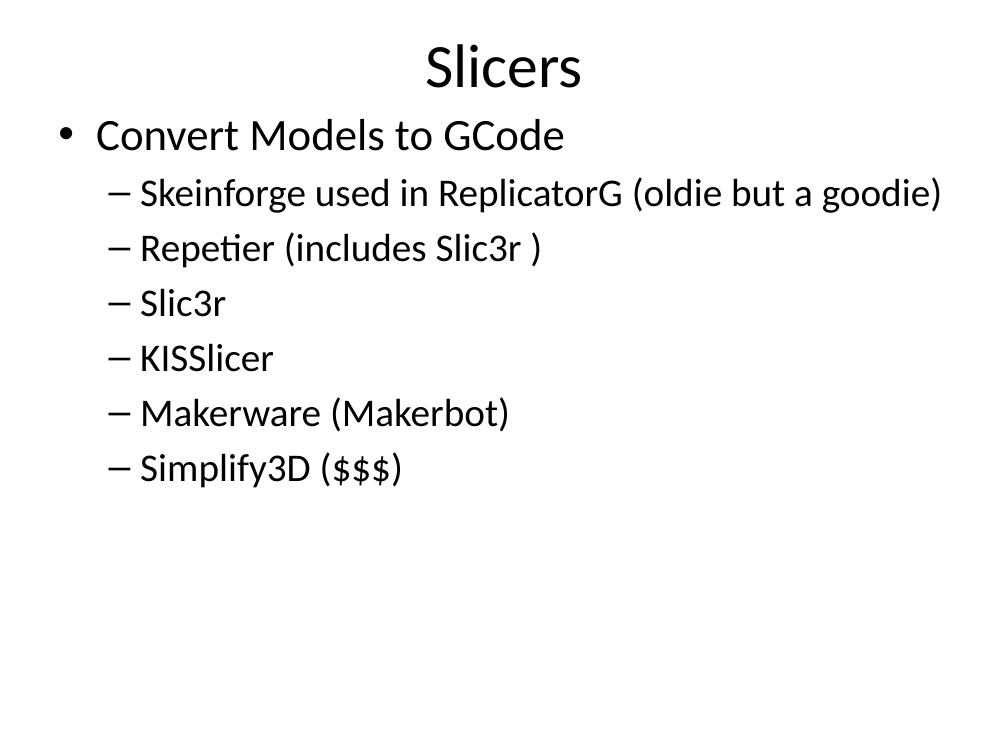
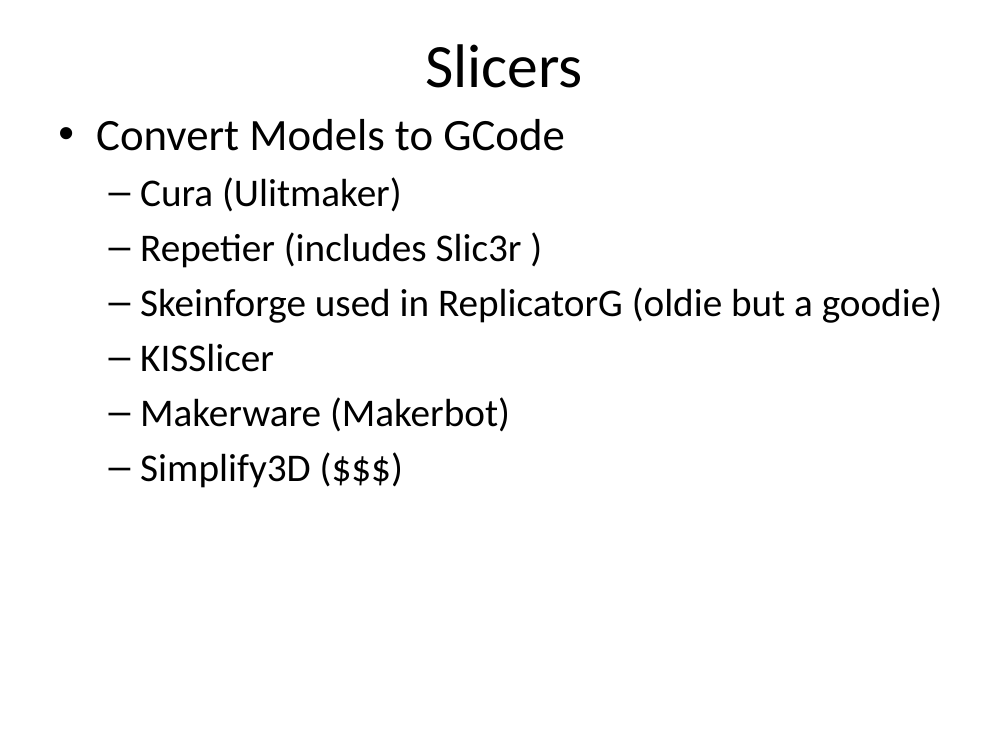
Before and after one commit to dykebert/GDI_3D_Printing_Intro, a slide deck: slide 22 of Introduction to 3D Printing.pptx (slide 21 before the commit). Drawn at 1008x756 pixels with LibreOffice and Linux fonts; fonts in the diff are those of the drawing. Boxes give left, top, right and bottom in pixels: in the first picture for what was removed or moved away, otherwise in the second. Text is boxed around its words. In the diff, an @@ line names an element or a change of style, - is before the commit and + after.

```diff
--- a/Introduction to 3D Printing.pptx
+++ b/Introduction to 3D Printing.pptx
@@ text at <box>140,177,522,268</box>: paragraphs added @@
+  – Cura (Ulitmaker)
+  – Repetier (includes Slic3r )
@@ text at <box>140,232,522,317</box>: paragraphs removed @@
-  – Repetier (includes Slic3r )
-  – Slic3r
```
Also in this commit, not shown: 2 other slides changed, 2 slides added, 1 slide removed, 2 other files.
